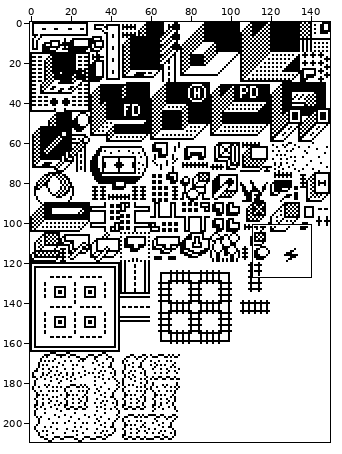
Sprite sheet: assets-fx/large_tileset.png. Above: a wide view before the commit, with the close-up outlined.
Close-up. Old version:
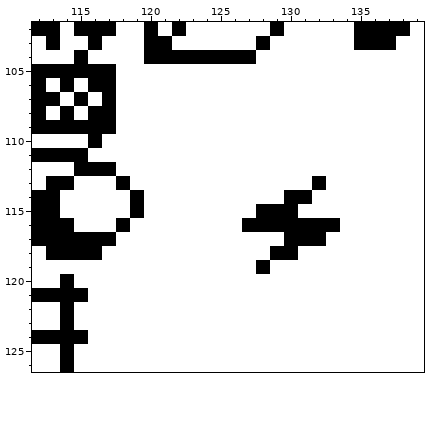
The file is 150x210 pixels. Shown: x 112..139, y 102..126.
New version:
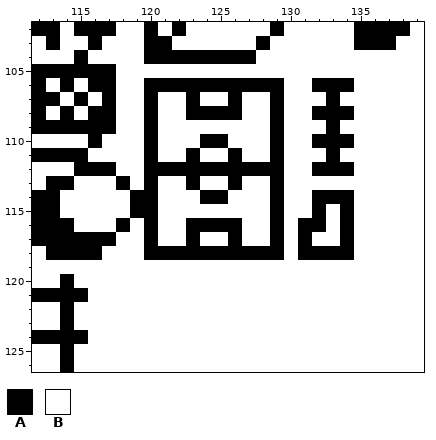
Palette (. is transparent): A #000000  B #ffffff
The exact change:
@@ x 118..136 @@
 105 BBBBBBBBBBBBBBBBBBB
-106 BBBBBBBBBBBBBBBBBBB
-107 BBBBBBBBBBBBBBBBBBB
-108 BBBBBBBBBBBBBBBBBBB
-109 BBBBBBBBBBBBBBBBBBB
-110 BBBBBBBBBBBBBBBBBBB
-111 BBBBBBBBBBBBBBBBBBB
-112 BBBBBBBBBBBBBBBBBBB
-113 ABBBBBBBBBBBBBABBBB
-114 BABBBBBBBBBBAABBBBB
-115 BABBBBBBBBAAABBBBBB
-116 ABBBBBBBBAAAAAAABBB
-117 BBBBBBBBBBBBAAABBBB
-118 BBBBBBBBBBBAABBBBBB
-119 BBBBBBBBBBABBBBBBBB
+106 BBAAAAAAAAAABBAAABB
+107 BBABBABBABBABBBABBB
+108 BBABBAAAABBABBAAABB
+109 BBABBBBBBBBABBBABBB
+110 BBABBBAABBBABBAAABB
+111 BBABBABBABBABBBABBB
+112 BBAAAAAAAAAABBAAABB
+113 ABABBABBABBABBBBBBB
+114 BAABBBAABBBABBAAABB
+115 BAABBBBBBBBABBABABB
+116 ABABBAAAABBABAABABB
+117 BBABBABBABBABABBABB
+118 BBAAAAAAAAAABAAAABB
+119 BBBBBBBBBBBBBBBBBBB
 120 BBBBBBBBBBBBBBBBBBB
Pixel boxes of the changes (left, top, right, bottom) in both close-ups:
changed: (144, 78, 354, 274)
